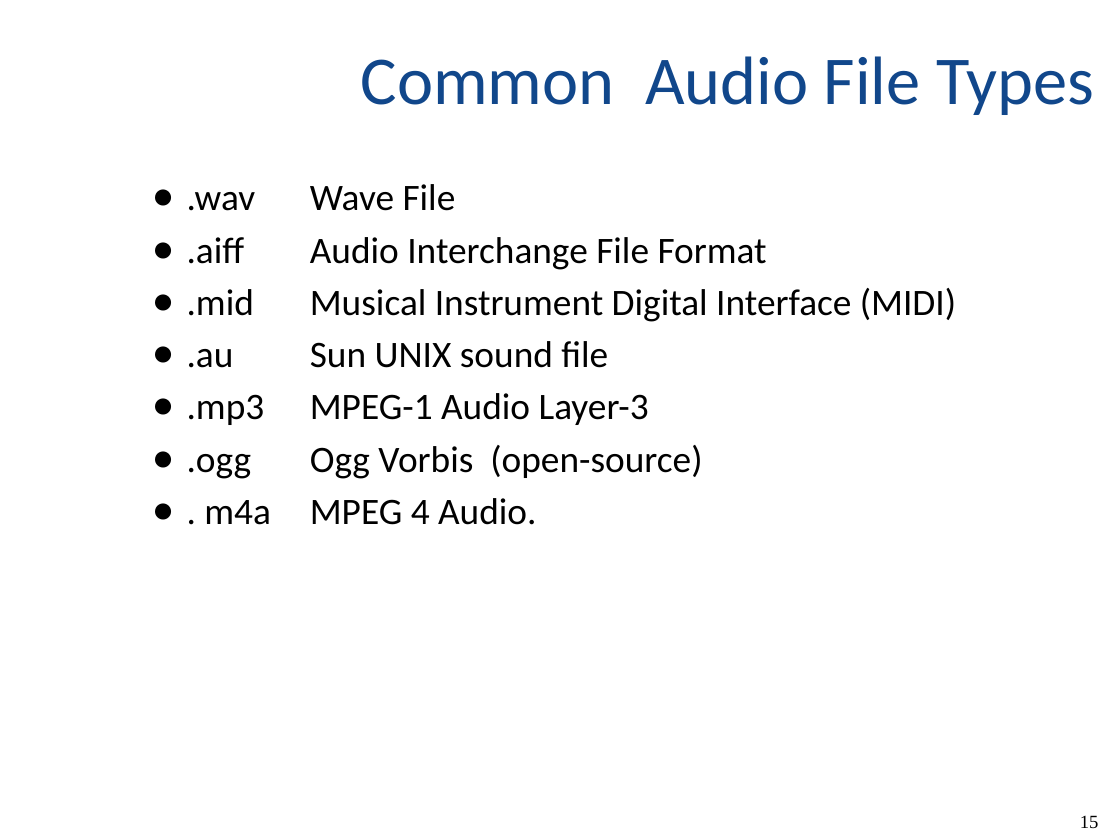
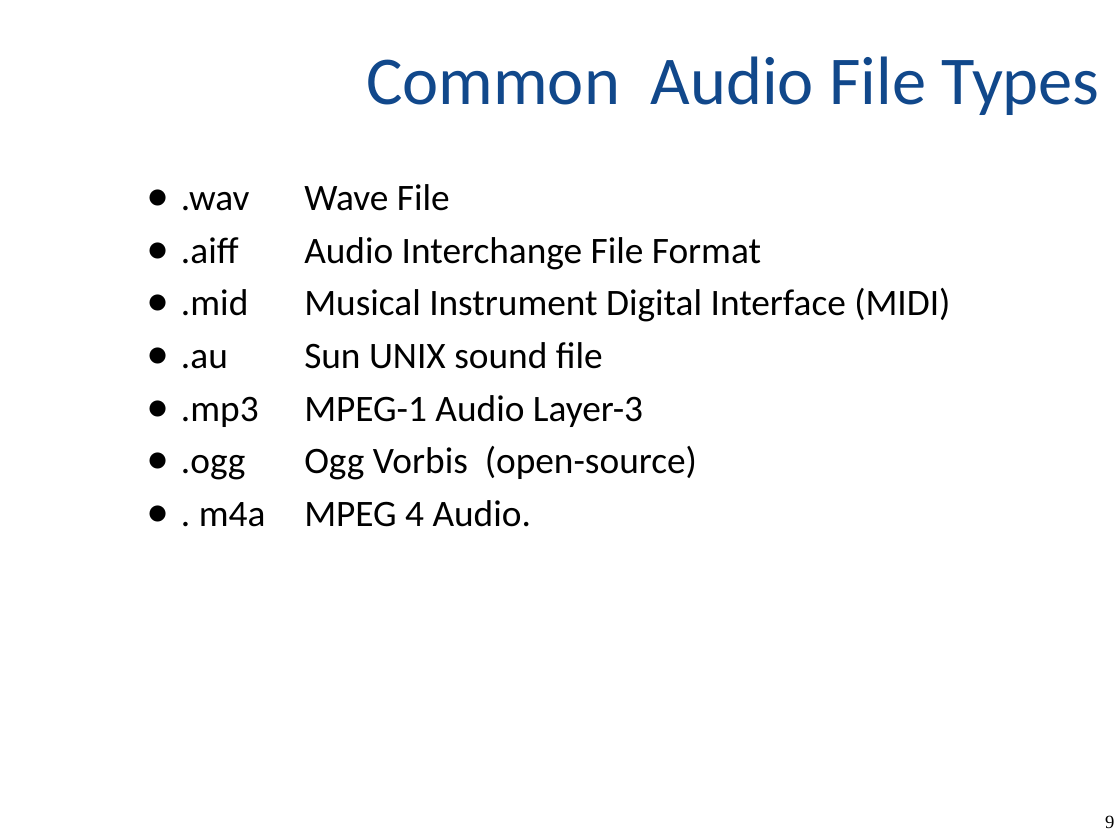
Before and after one commit to amogbil/PSU-webdev, a slide deck: slide 9 of Slides/Lecture10-imgMaps-iframe-audio-video.pptx (slide 15 before the commit). Drawn at 1120x840 pixels with LibreOffice and Linux fonts; fonts in the diff are those of the drawing. Boxes give left, top, right and bottom in pixels: in the first picture for what was removed or moved away, otherwise in the second. Text is boxed around its words. In the diff, an @@ line names an element or a change of style, - is before the commit and + after.

```diff
--- a/Slides/Lecture10-imgMaps-iframe-audio-video.pptx
+++ b/Slides/Lecture10-imgMaps-iframe-audio-video.pptx
@@ title "Common Audio File Types" at box(366, 56, 1100, 115): text colour #11478B to #11488B @@
@@ text ".wav Wave File": place and size @@
-text ".wav Wave File" at box(187, 184, 956, 525)
+text ".wav Wave File" at box(181, 184, 950, 527)
@@ page number removed at box(1080, 815, 1099, 828) @@
-15
@@ page number added at box(1105, 815, 1114, 829), 12 pt, text #000000 @@
+9
```
Also in this commit, not shown: 12 other slides changed, 6 slides removed.
